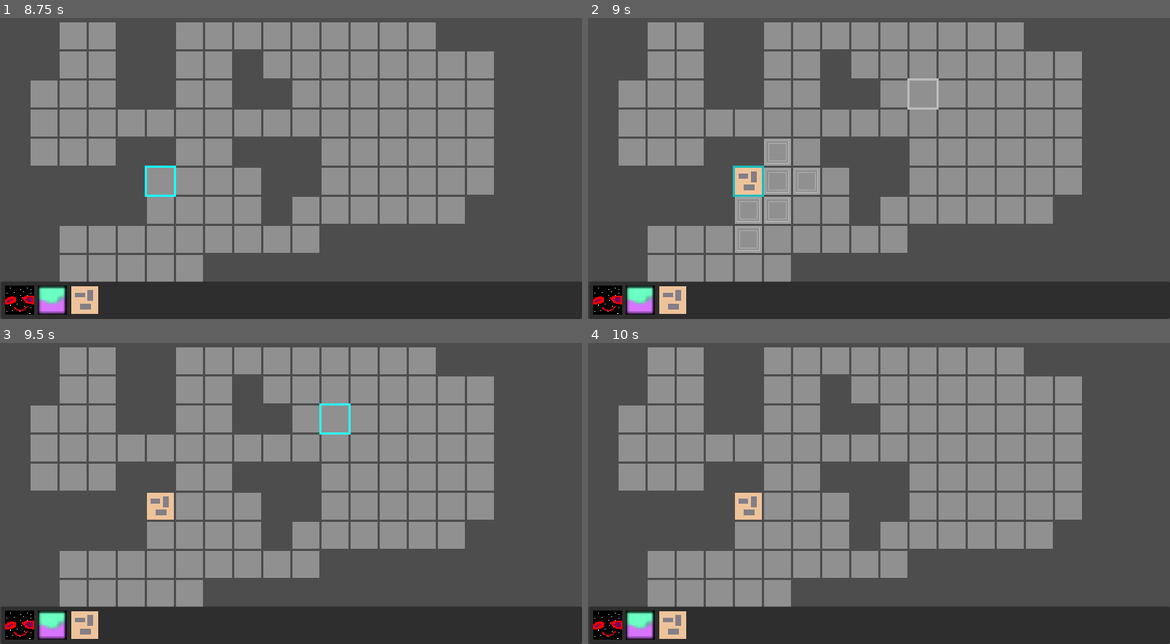
Above: before the commit, frames 1-4 (two rows, left to right).
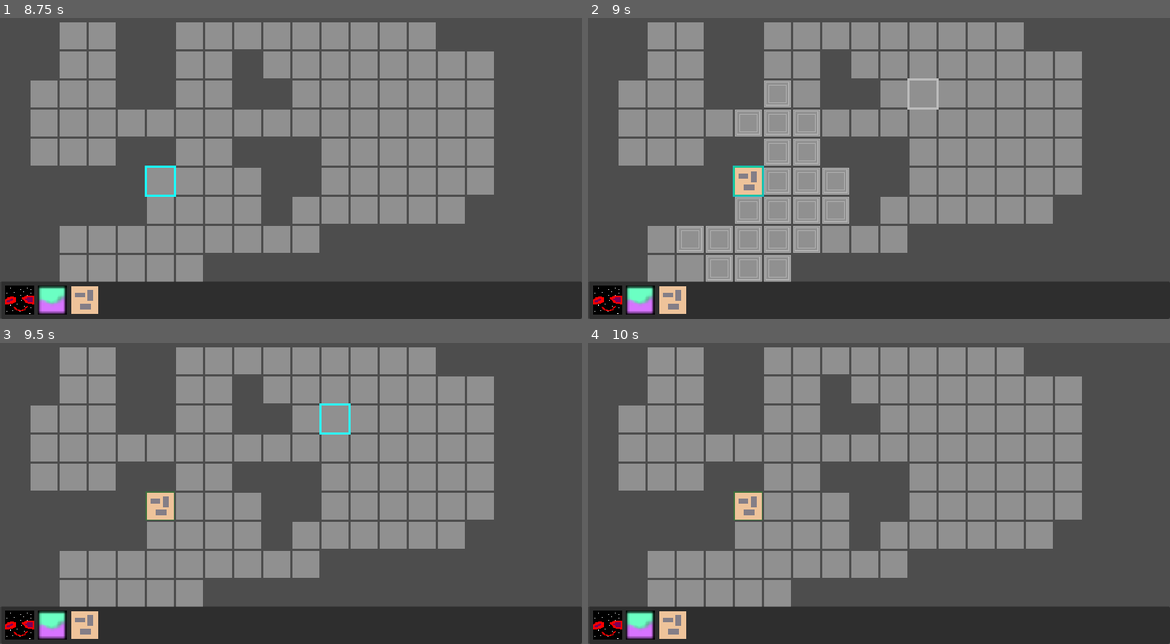
Above: after the commit, the same moments.

Repository: wilkesreid/new-game-project
Game: Godot game, scene res://main.tscn
Same seed, same stepped clock (60 frames per second), same inputs: the game is played once before the commit and once after it.
Inputs (mouse positions are in pixels of both pictures, inside the frame that each line leads up to):
- Up to frame 1 (8.75 s): click (17, 300) at 0.5 s; click (52, 300) at 1.25 s; click (87, 300) at 2 s; click (17, 300) at 2.75 s; click (52, 300) at 3.5 s; click (87, 300) at 4.25 s; click (17, 300) at 5 s; click (52, 300) at 5.75 s; click (87, 300) at 6.5 s; tap Enter at 7.25 s; move the mouse to (419, 138) at 7.27 s; click (419, 138) at 7.35 s; move the mouse to (174, 171) at 8.02 s; click (174, 171) at 8.1 s
- Up to frame 2 (9 s): move the mouse to (937, 84) at 8.77 s; tap Space (next) at 8.85 s
- Up to frame 3 (9.5 s): click (349, 409) at 9.05 s
- Up to frame 4 (10 s): move the mouse to (849, 544) at 9.52 s; click (849, 544) at 9.6 s

Frame 1 is identical in both runs. In frame 2, 2.0% of the frame differs, in the area x 15-45%, y 20-88%; in frame 3, less than 0.1%; in frame 4, less than 0.1%.

Commit message:
Much more stable point for movement

Diff:
--- /dev/null
+++ b/asg.gd
@@ -0,0 +1,35 @@
+extends Node
+
+var grid = AStarGrid2D.new()
+
+func setup(rect : Rect2i) -> void:
+	grid.region = rect
+	grid.cell_size = Coord.grid_cell
+	grid.diagonal_mode = AStarGrid2D.DIAGONAL_MODE_NEVER
+	grid.default_compute_heuristic = AStarGrid2D.HEURISTIC_MANHATTAN
+	grid.update()
+
+func x() -> int:
+	return grid.region.position.x
+func y() -> int:
+	return grid.region.position.y
+func w() -> int:
+	return grid.region.size.x
+func h() -> int:
+	return grid.region.size.y
+func xend() -> int:
+	return grid.region.end.x
+func yend() -> int:
+	return grid.region.end.y
+
+func set_solid(v : Vector2i) -> void:
+	grid.set_point_solid(v, true)
+
+func set_not_solid(v : Vector2i) -> void:
+	grid.set_point_solid(v, false)
+
+func is_point_solid(t : Vector2i) -> bool:
+	return grid.is_point_solid(t)
+
+func get_id_path(from : Vector2i, to : Vector2i) -> Array[Vector2i]:
+	return grid.get_id_path(from, to)
--- a/main.gd
+++ b/main.gd
@@ -9,21 +9,15 @@
 var time : float
 var alpha : float = 0
 
-var asg = AStarGrid2D.new()
 var navmap : NavigationServer2D
 
 func _ready() -> void:
-	# asg.region = Rect2i(0, 0, 17, 10)
-	asg.region = $TileMapLayer.get_used_rect()
-	asg.cell_size = Coord.grid_cell
-	asg.diagonal_mode = AStarGrid2D.DIAGONAL_MODE_NEVER
-	asg.default_compute_heuristic = AStarGrid2D.HEURISTIC_MANHATTAN
-	asg.update()
-	for y in range(asg.region.position.y, asg.region.end.y):
-		for x in range(asg.region.position.x, asg.region.end.x):
-			asg.set_point_solid(Vector2i(x, y), true)
+	Asg.setup($TileMapLayer.get_used_rect())
+	for y in range(Asg.y(), Asg.yend()):
+		for x in range(Asg.x(), Asg.xend()):
+			Asg.set_solid(Vector2i(x, y))
 	for cell in $TileMapLayer.get_used_cells():
-		asg.set_point_solid(cell, false)
+		Asg.set_not_solid(cell)
 
 func _process(delta: float) -> void:
 	if Input.is_action_just_pressed("click") && is_mouse_in_grid():
@@ -33,7 +27,7 @@
 			# and we didn't just click on a different unit
 			var unit = State.unit_at_selected()
 			if State.is_phase(State.PHASE.MOVE) && unit && unit.is_head && !State.has_unit_at_mouse():
-				var path = asg.get_id_path(State.selected_index(), Coord.mouse_index())
+				var path = Asg.get_id_path(State.selected_index(), Coord.mouse_index())
 				# move the selected unit if we can
 				if path.size() <= unit.speed + 1:
 					State.clear_selection()
@@ -75,7 +69,7 @@
 			if unit.is_head:
 				# draw red path from unit to mouse
 				if $TileMapLayer.has_tile_at(Coord.mouse_index()) && State.is_phase(State.PHASE.MOVE) && !State.has_unit_at_mouse():
-					var p = asg.get_id_path(State.selected_index(), Coord.mouse_index())
+					var p = Asg.get_id_path(State.selected_index(), Coord.mouse_index())
 					if p.size() <= speed + 1:
 						for i in p:
 							draw_rect(Rect2(Coord.index_to_coord(i), Coord.grid_cell), Color(1, 0, 0, .5), true)
@@ -85,10 +79,14 @@
 					for y in range(-1 * speed, speed + 1):
 						var t = State.selected_index() + Vector2i(x, y)
 						if $TileMapLayer.has_tile_at(t):
-							var path = asg.get_id_path(State.selected_index(), t)
+							var path = Asg.get_id_path(State.selected_index(), t)
 							var ti = State.selected_index() + Vector2i(x, y)
-							if $TileMapLayer.has_tile_at(ti) && path.size() <= speed + 1:
+							if $TileMapLayer.has_tile_at(ti) && path.size() > 0 && path.size() <= speed + 1:
 								draw_texture(target_texture, Coord.index_to_coord(ti))
+
+	for i in $TileMapLayer.get_used_cells():
+		if Asg.is_point_solid(i):
+			draw_rect(Rect2(Coord.index_to_coord(i), Coord.grid_cell), Color(0, 1, 0, .2), true)
 
 func is_mouse_on_tile() -> bool:
 	return $TileMapLayer.get_cell_tile_data(Coord.mouse_index()) != null
--- a/project.godot
+++ b/project.godot
@@ -19,6 +19,7 @@
 
 State="*res://state.gd"
 Coord="*res://coord.gd"
+Asg="*res://asg.gd"
 
 [display]
 
--- a/state.gd
+++ b/state.gd
@@ -40,14 +40,15 @@
 		remove_unit(index)
 	var instance = Unit.instantiate()
 	instance.set_position(Coord.index_to_coord(index))
-	get_tree().root.add_child(instance)
 	add_unit(index, instance)
 
 func create_unit_at_selected(Unit : Resource) -> void:
 	create_unit_at_index(Unit, selected)
 
 func add_unit(position: Vector2i, instance: Node2D) -> void:
+	get_tree().root.add_child(instance)
 	unit_map[position] = instance
+	Asg.set_solid(position)
 
 func unit_at(position: Vector2i) -> Node2D:
 	if has_unit(position):
@@ -71,6 +72,7 @@
 		var instance = unit_at(position)
 		get_tree().root.remove_child(instance)
 		unit_map.erase(position)
+		Asg.set_not_solid(position)
 
 # doesn't actually move the unit,
 # just updates the map
@@ -78,6 +80,8 @@
 	var unit = unit_at(from)
 	unit_map.erase(from)
 	unit_map[to] = unit
+	Asg.set_not_solid(from)
+	Asg.set_solid(to)
 
 # also doesn't move the unit physically,
 # just updates the map
--- a/unit.gd
+++ b/unit.gd
@@ -26,7 +26,6 @@
     var new_segment = duplicate(DuplicateFlags.DUPLICATE_USE_INSTANTIATION)
     new_segment.set_position(old_position)
     new_segment.make_body()
-    get_tree().root.add_child(new_segment)
     State.add_unit(old_index, new_segment)
     body_queue.push_back(new_segment)
     if size < max_size:
--- a/units/constellation/constellation.gd
+++ b/units/constellation/constellation.gd
@@ -1,5 +1,5 @@
 extends "res://unit.gd"
 
 func _ready() -> void:
-	speed = 10
+	speed = 5
 	max_size = 5
--- a/units/derpy/derpy.gd
+++ b/units/derpy/derpy.gd
@@ -1,4 +1,5 @@
 extends "res://unit.gd"
 
 func _ready() -> void:
-  speed = 2
+  speed = 4
+  max_size = 3
--- a/units/derpy/derpy.tscn
+++ b/units/derpy/derpy.tscn
@@ -1,10 +1,12 @@
-[gd_scene load_steps=3 format=3 uid="uid://lrri0y5lpb0f"]
+[gd_scene load_steps=4 format=3 uid="uid://lrri0y5lpb0f"]
 
 [ext_resource type="Texture2D" uid="uid://dcoo3c3c7lyf4" path="res://sprites/derpy.png" id="1_1ku16"]
 [ext_resource type="Script" path="res://units/derpy/derpy.gd" id="1_267cl"]
+[ext_resource type="Texture2D" uid="uid://boqkichfcrh4j" path="res://sprites/derpy_body.png" id="2_hnayx"]
 
 [node name="Derpy" type="Node2D"]
 script = ExtResource("1_267cl")
+bodytexture = ExtResource("2_hnayx")
 
 [node name="Sprite2D" type="Sprite2D" parent="."]
 texture = ExtResource("1_1ku16")
--- a/units/mimi/mimi.gd
+++ b/units/mimi/mimi.gd
@@ -1,4 +1,4 @@
 extends "res://unit.gd"
 
 func _ready() -> void:
-	speed = 1
+	speed = 2
--- a/units/mimi/mimi.tscn
+++ b/units/mimi/mimi.tscn
@@ -5,6 +5,7 @@
 
 [node name="Mimi" type="Node2D"]
 script = ExtResource("1_ykgew")
+bodytexture = ExtResource("1_u030v")
 
 [node name="Sprite2D" type="Sprite2D" parent="."]
 texture = ExtResource("1_u030v")
Binary file added: sprites/derpy_body.png
Not shown, added: sprites/derpy_body.png.import
